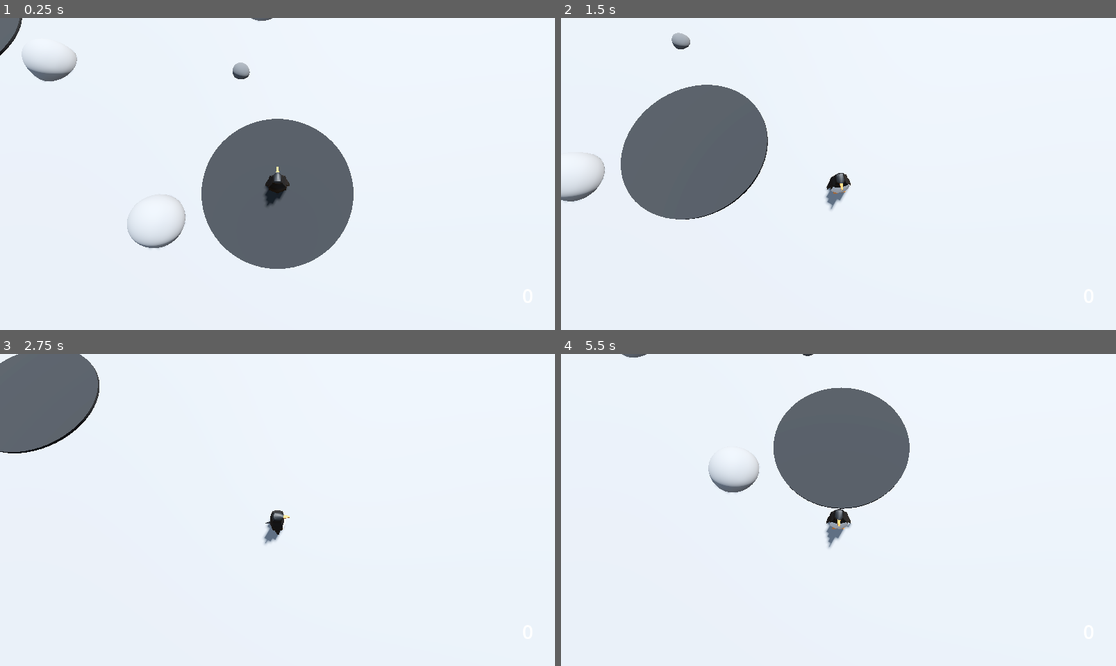
Above: before the commit, frames 1-4 (two rows, left to right).
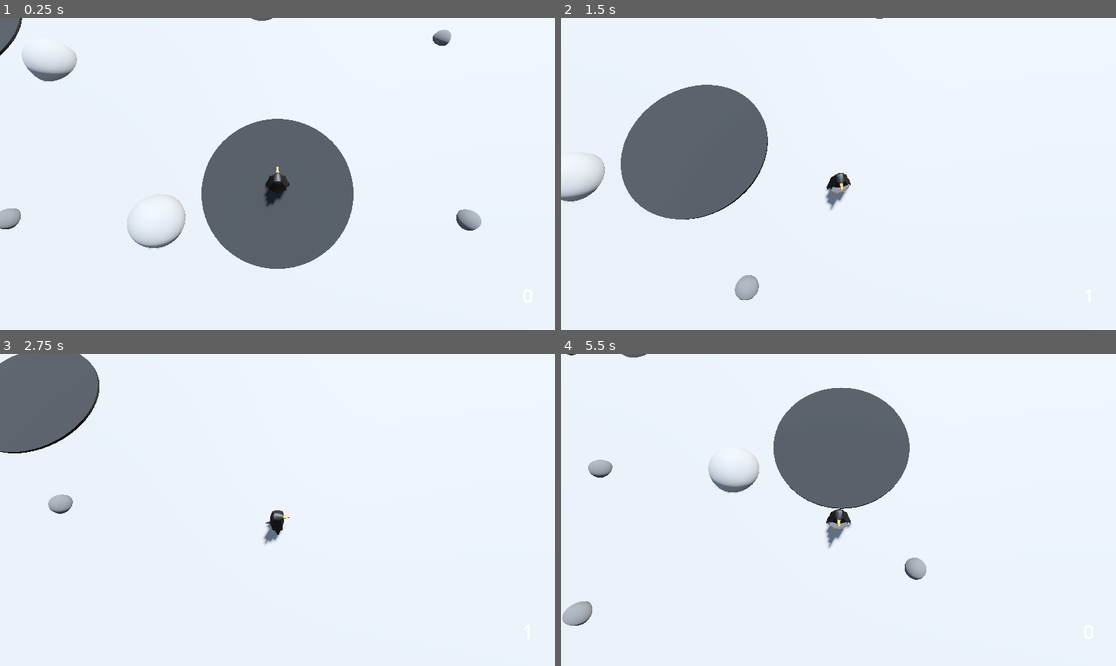
Above: after the commit, the same moments.

Repository: Edtg/Ludum-Dare-55
Game: Godot game, scene res://scenes/main.tscn
Same seed, same stepped clock (60 frames per second), same inputs: the game is played once before the commit and once after it.
Inputs:
- Up to frame 1 (0.25 s): no input
- Up to frame 2 (1.5 s): tap Enter at 0.5 s; hold D (move_right) 0.53-1.28 s; tap Space (slide) at 0.6 s; hold S (move_back) from 1.28 s (still down); tap Shift (sprint) at 1.35 s
- Up to frame 3 (2.75 s): release S (move_back) at 2.03 s; hold D (move_right) from 2.03 s (still down); tap Space (slide) at 2.1 s
- Up to frame 4 (5.5 s): release D (move_right) at 2.78 s; hold W (move_forward) 2.78-3.53 s; tap Shift (sprint) at 2.85, 4.35 s; hold A (move_left) 3.53-5.03 s; tap Space (slide) at 3.6, 5.1 s; hold S (move_back) from 5.03 s (still down)

The runs differ from the first frame. In frame 1, 0.7% of the frame differs, in the area x 0-87%, y 3-69%; in frame 2, 0.4%; in frame 3, 0.2%; in frame 4, 0.8%, in the area x 0-66%, y 0-88%.

Commit message:
Added rock spawner

Diff:
--- a/project.godot
+++ b/project.godot
@@ -14,6 +14,10 @@
 run/main_scene="res://scenes/main.tscn"
 config/features=PackedStringArray("4.2", "Forward Plus")
 config/icon="res://icon.svg"
+
+[autoload]
+
+GameManager="*res://src/game_manager.gd"
 
 [input]
 
--- a/scenes/maps/test_map.tscn
+++ b/scenes/maps/test_map.tscn
@@ -1,7 +1,7 @@
 [gd_scene load_steps=9 format=3 uid="uid://6xgq1p12t2w8"]
 
 [ext_resource type="PackedScene" uid="uid://dft30y2r2tvho" path="res://scenes/objects/rock_pickup.tscn" id="1_71y6m"]
-[ext_resource type="PackedScene" uid="uid://dve054rj6fdh1" path="res://scenes/objects/nest.tscn" id="2_jjy0b"]
+[ext_resource type="PackedScene" uid="uid://ilaqls0gpi3o" path="res://scenes/objects/rock_spawner.tscn" id="2_pkwi5"]
 
 [sub_resource type="ProceduralSkyMaterial" id="ProceduralSkyMaterial_c20iu"]
 sky_horizon_color = Color(0.64625, 0.65575, 0.67075, 1)
@@ -58,20 +58,7 @@
 transform = Transform3D(1, 0, 0, 0, 1, 0, 0, 0, 1, -0.0900669, 0, -5.89014)
 mesh = SubResource("SphereMesh_wr50h")
 
-[node name="RockPickup" parent="." instance=ExtResource("1_71y6m")]
-transform = Transform3D(1, 0, 0, 0, 1, 0, 0, 0, 1, 2.14717, 0.00500011, 0.246528)
-
-[node name="RockPickup2" parent="." instance=ExtResource("1_71y6m")]
-transform = Transform3D(1, 0, 0, 0, 1, 0, 0, 0, 1, -1.03973, 0.00500059, -2.63694)
-
-[node name="RockPickup3" parent="." instance=ExtResource("1_71y6m")]
-transform = Transform3D(1, 0, 0, 0, 1, 0, 0, 0, 1, 1.79018, 0.00500059, -5.01912)
-
-[node name="RockPickup4" parent="." instance=ExtResource("1_71y6m")]
-transform = Transform3D(1, 0, 0, 0, 1, 0, 0, 0, 1, -6.841, 0.00500107, 1.2035)
-
-[node name="RockPickup5" parent="." instance=ExtResource("1_71y6m")]
-transform = Transform3D(1, 0, 0, 0, 1, 0, 0, 0, 1, -5.29913, 0.00500107, 2.5187)
-
-[node name="Nest" parent="." instance=ExtResource("2_jjy0b")]
-transform = Transform3D(1, 0, 0, 0, 1, 0, 0, 0, 1, 3, 0, 3)
+[node name="RockSpawner" parent="." instance=ExtResource("2_pkwi5")]
+radius = 10.0
+starting_amount = 8
+rock_scene = ExtResource("1_71y6m")
--- a/scenes/objects/nest.gd
+++ b/scenes/objects/nest.gd
@@ -26,6 +26,7 @@
 		rock_count -= required_rocks
 		penguin_spirit.show()
 		assigned_penguin.show_upgrade_menu()
+		GameManager.spirit_summoned(required_rocks)
 
 
 func _on_upgrade_confirmed():
--- /dev/null
+++ b/scenes/objects/rock_spawner.gd
@@ -0,0 +1,20 @@
+extends Node3D
+
+
+@export var radius: float = 1.0
+@export var starting_amount: int = 1
+@export var rock_scene: PackedScene
+
+
+func _ready():
+	GameManager.spawn_rocks.connect(spawn_rocks)
+	spawn_rocks(starting_amount)
+
+
+func spawn_rocks(extra_rocks: int):
+	var amount = starting_amount + extra_rocks
+	for i in range(amount):
+		var rock = rock_scene.instantiate()
+		var pos = Vector2.from_angle(randf() * 2 * PI) * randf_range(0.1, radius)
+		rock.position = Vector3(pos.x, 0, pos.y)
+		add_child(rock)
--- /dev/null
+++ b/scenes/objects/rock_spawner.tscn
@@ -0,0 +1,6 @@
+[gd_scene load_steps=2 format=3 uid="uid://ilaqls0gpi3o"]
+
+[ext_resource type="Script" path="res://scenes/objects/rock_spawner.gd" id="1_082fc"]
+
+[node name="RockSpawner" type="Node3D"]
+script = ExtResource("1_082fc")
--- /dev/null
+++ b/src/game_manager.gd
@@ -0,0 +1,6 @@
+extends Node
+
+signal spawn_rocks(rocks_used: int)
+
+func spirit_summoned(rocks_used: int):
+	spawn_rocks.emit(rocks_used)
